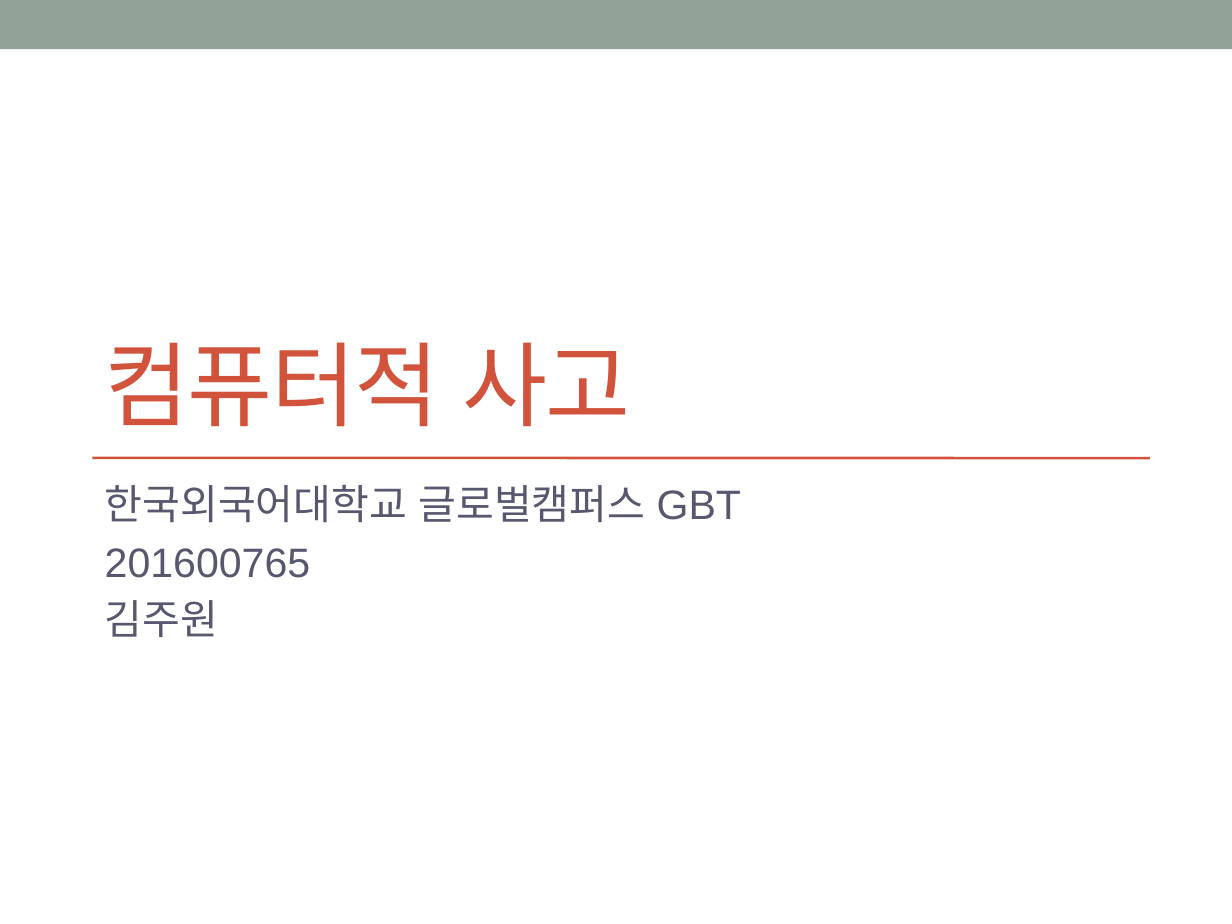
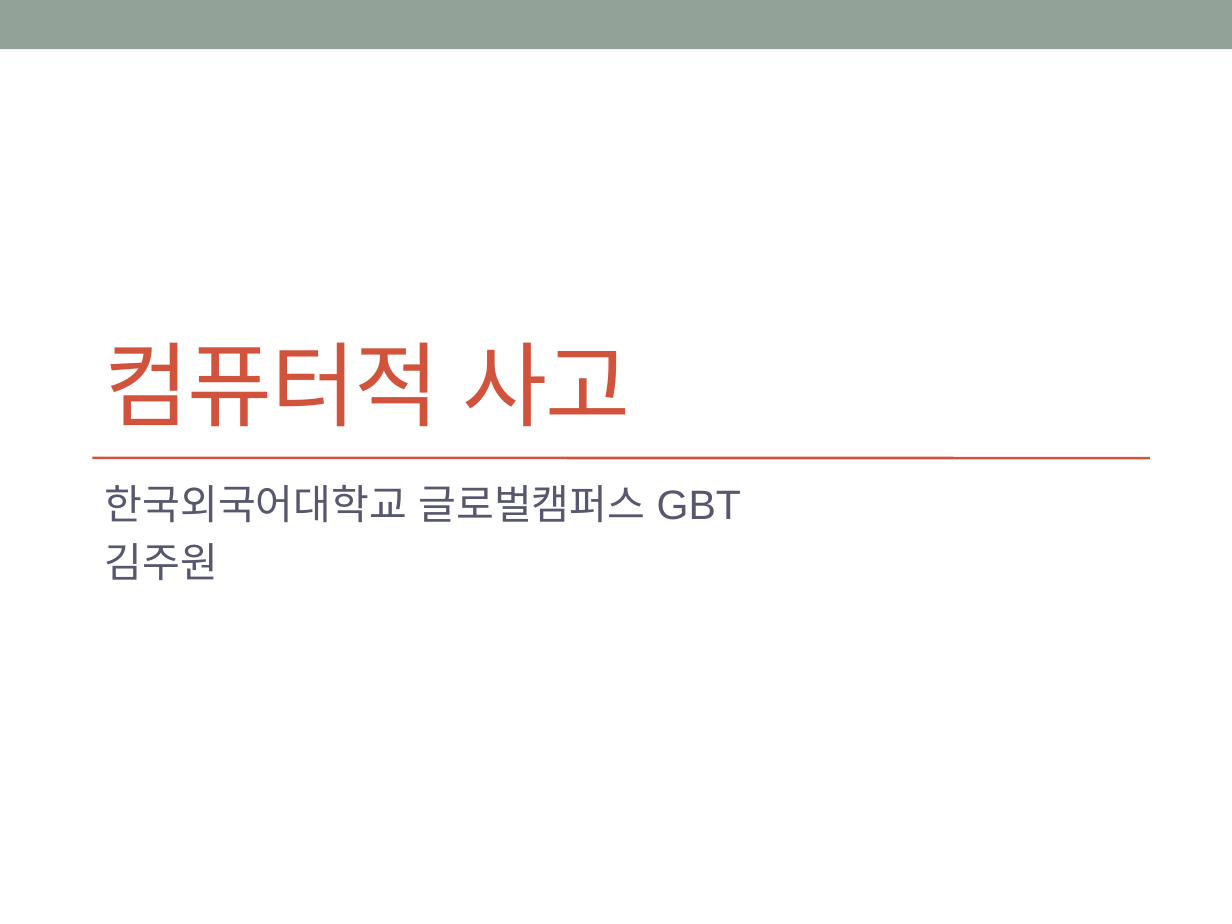
Before and after one commit to Kim-Ju-won/Computational-Thinking, a slide deck: slide 1 of W1.Java_basic/Workspace/W1_Report.pptx. Drawn at 1232x924 pixels with LibreOffice and Linux fonts; fonts in the diff are those of the drawing. Boxes give left, top, right and bottom in pixels: in the first picture for what was removed or moved away, otherwise in the second. Text is boxed around its words. In the diff, an @@ line names an element or a change of style, - is before the commit and + after.

Commit message:
Update Algorithm Java Basic week1 report 2021.12.22 02:20

```diff
--- a/W1.Java_basic/Workspace/W1_Report.pptx
+++ b/W1.Java_basic/Workspace/W1_Report.pptx
@@ subtitle at [105, 548, 311, 578]: paragraph removed @@
-201600765
```
